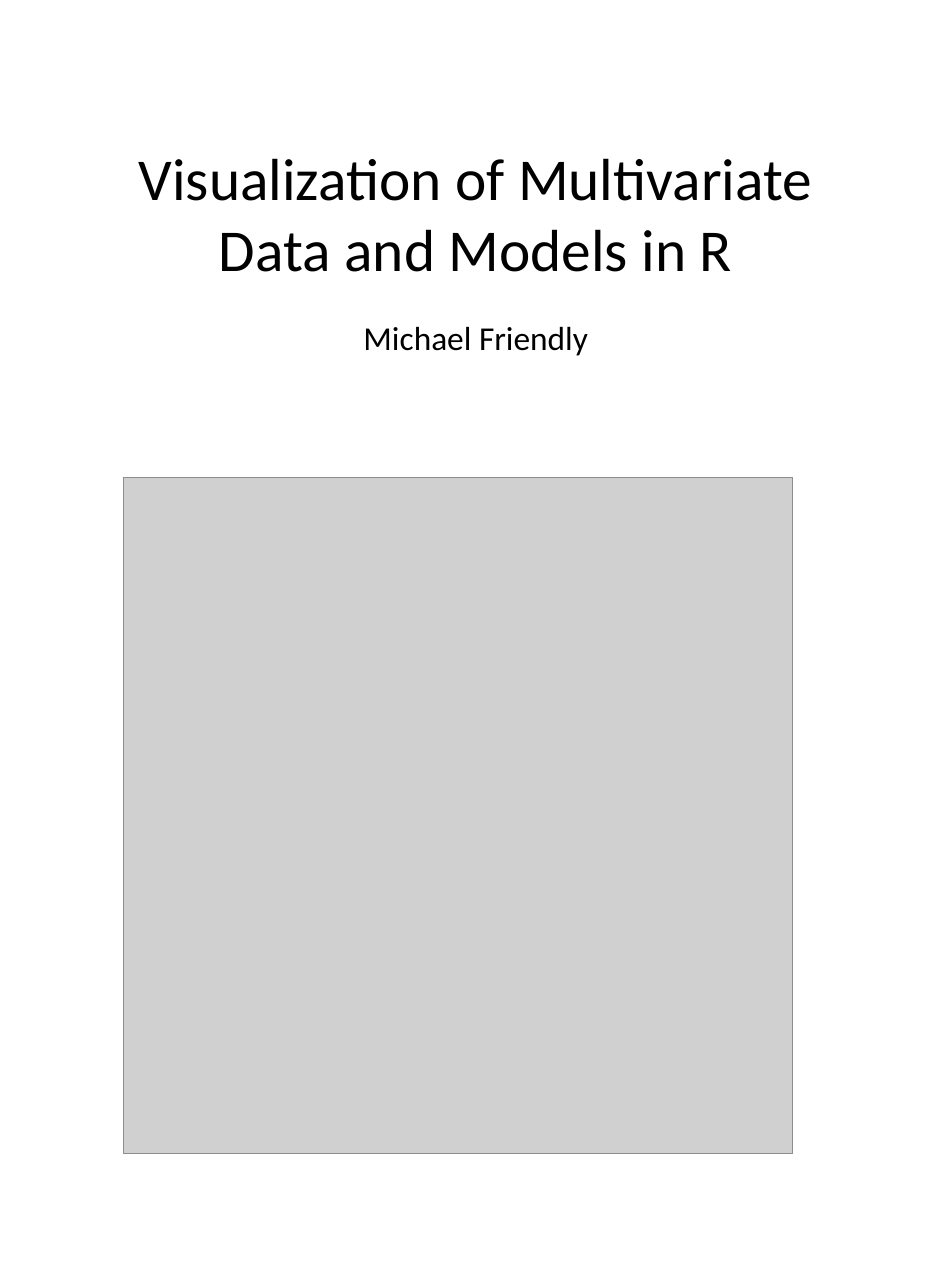
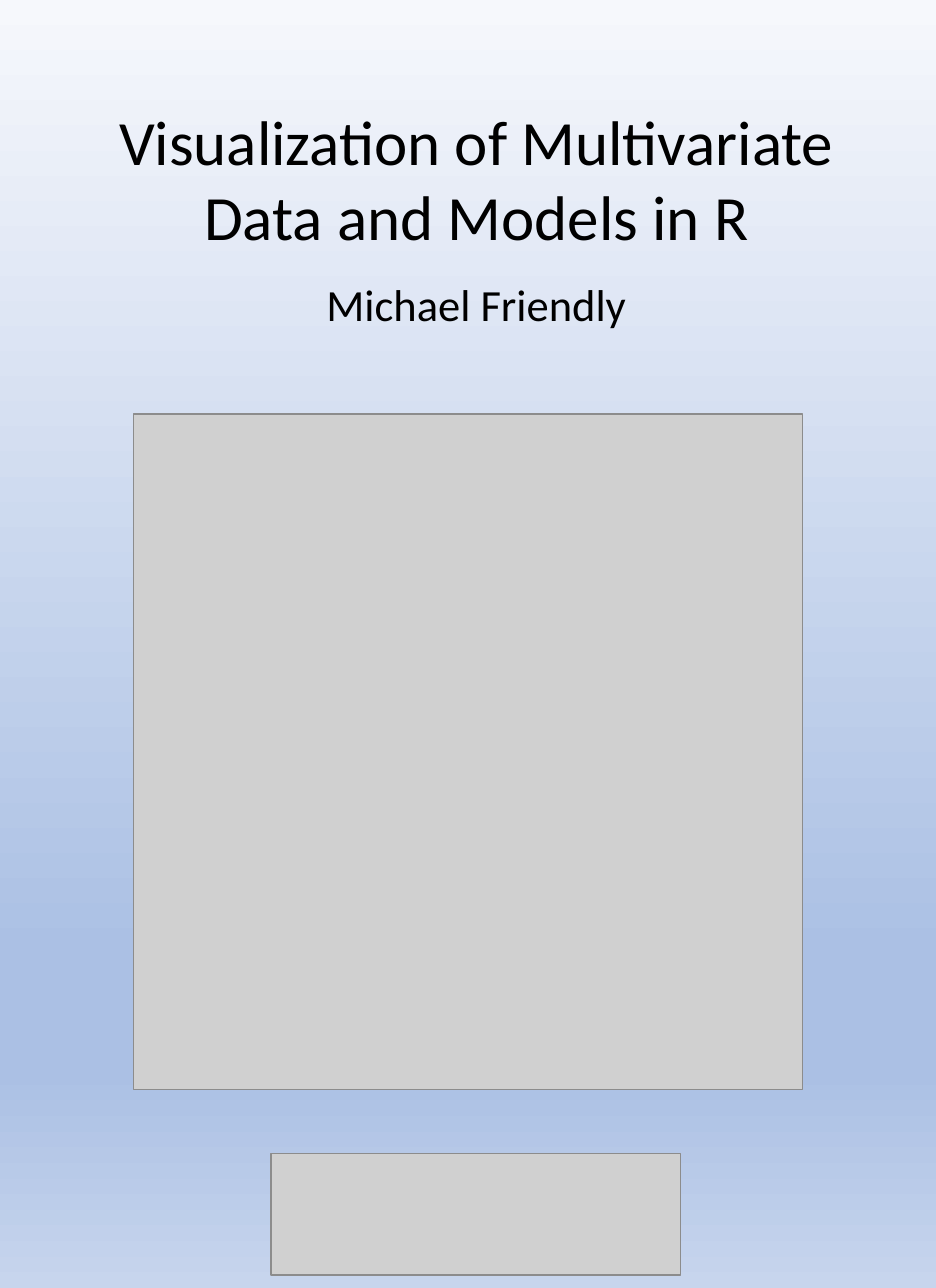
Before and after one commit to friendly/Vis-MLM-book, a slide deck: slide 2 of images/cover-peng.pptx. Drawn at 936x1288 pixels with LibreOffice and Linux fonts; fonts in the diff are those of the drawing; grey boxes stand for pictures; background and template pictures are left out. Boxes give left, top, right and bottom in pixels: in the first picture for what was removed or moved away, otherwise in the second. Text is boxed around its words. In the diff, an @@ line names an element or a change of style, - is before the commit and + after.

```diff
--- a/images/cover-peng.pptx
+++ b/images/cover-peng.pptx
@@ background picture (left out) to gradient #F6F8FC to #ABC0E4 to #C7D5ED @@
@@ text "Visualization of Multivariate Data and ...": place and size @@
-text "Visualization of Multivariate Data and ..." at [139,158,812,272]
+text "Visualization of Multivariate Data and ..." at [119,121,834,241]
@@ text "Visualization of Multivariate Data and ..." at [119,121,834,241]: size 32 to 34 pt @@
@@ text "Michael Friendly": place and size @@
-text "Michael Friendly" at [363,326,588,356]
+text "Michael Friendly" at [326,290,626,329]
@@ text "Michael Friendly" at [326,290,626,329]: size 18 to 24 pt @@
@@ picture: place and size @@
-picture at [124,478,793,1154]
+picture at [134,414,802,1090]
@@ picture added at [271,1154,681,1275] @@
```
Also in this commit, not shown: 1 other slide changed, 1 slide added, 8 other files.
